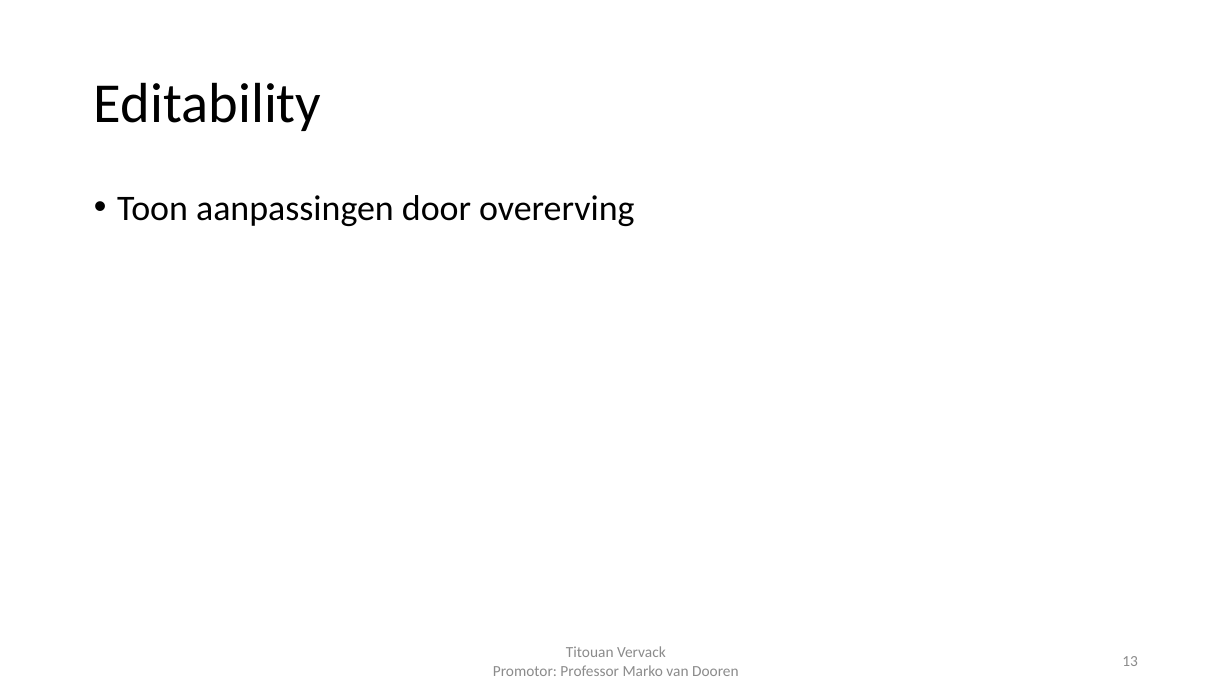
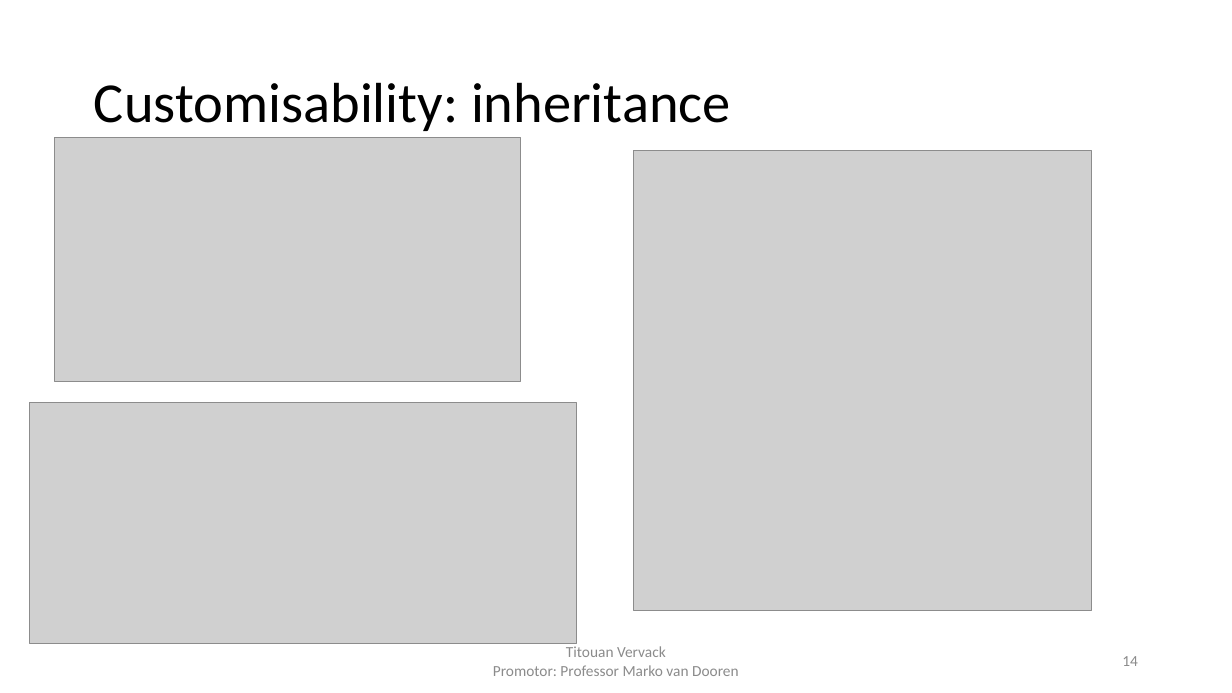
Before and after one commit to FlashYoshi/neio, a slide deck: slide 14 of Intermediate Presentation.pptx (slide 13 before the commit). Drawn at 1232x693 pixels with LibreOffice and Linux fonts; fonts in the diff are those of the drawing; grey boxes stand for pictures. Boxes give left, top, right and bottom in pixels: in the first picture for what was removed or moved away, otherwise in the second. Text is boxed around its words. In the diff, an @@ line names an element or a change of style, - is before the commit and + after.

```diff
--- a/Intermediate Presentation.pptx
+++ b/Intermediate Presentation.pptx
@@ title at (94, 82, 731, 131): text changed @@
-Editability
+Customisability: inheritance
@@ picture added at (55, 138, 520, 382) @@
@@ picture added at (634, 151, 1092, 611) @@
@@ text removed at (117, 195, 634, 226) @@
-• Toon aanpassingen door overerving
@@ picture added at (30, 403, 577, 643) @@
@@ page number at (1122, 656, 1138, 666): text changed @@
-13
+14
```
Also in this commit, not shown: 18 other slides changed, 1 slide added, 21 other files.
